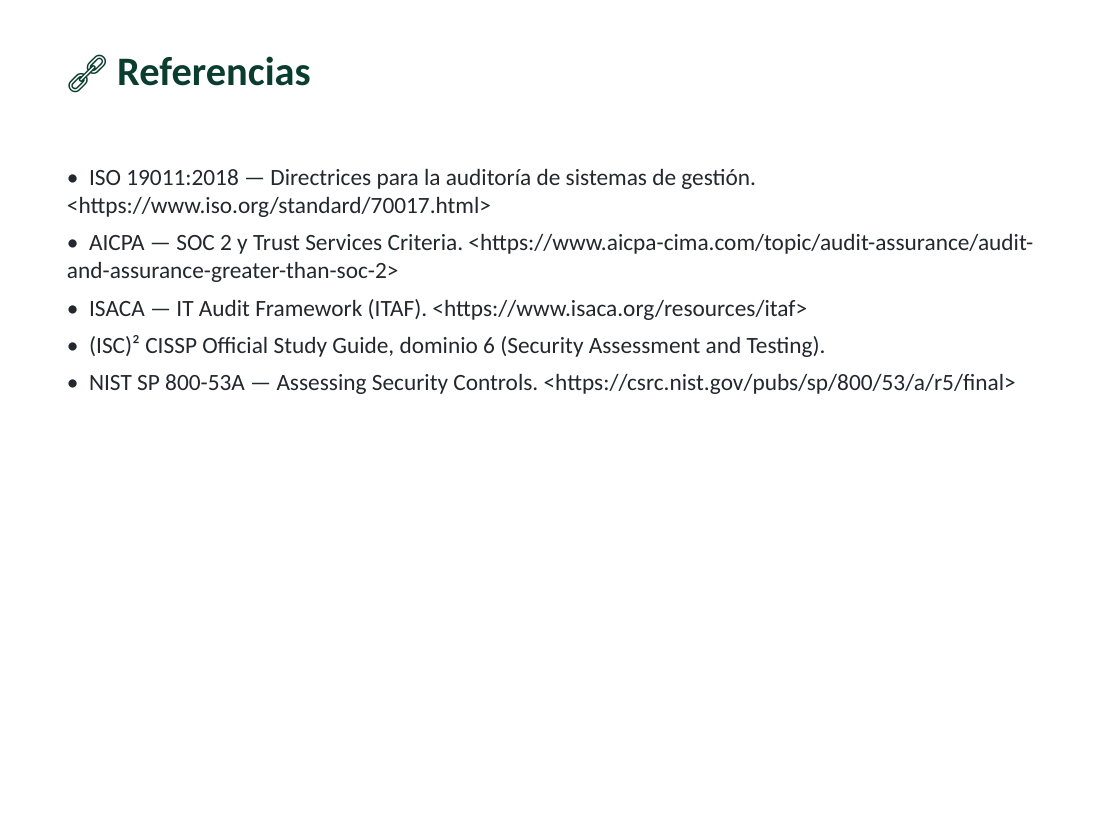
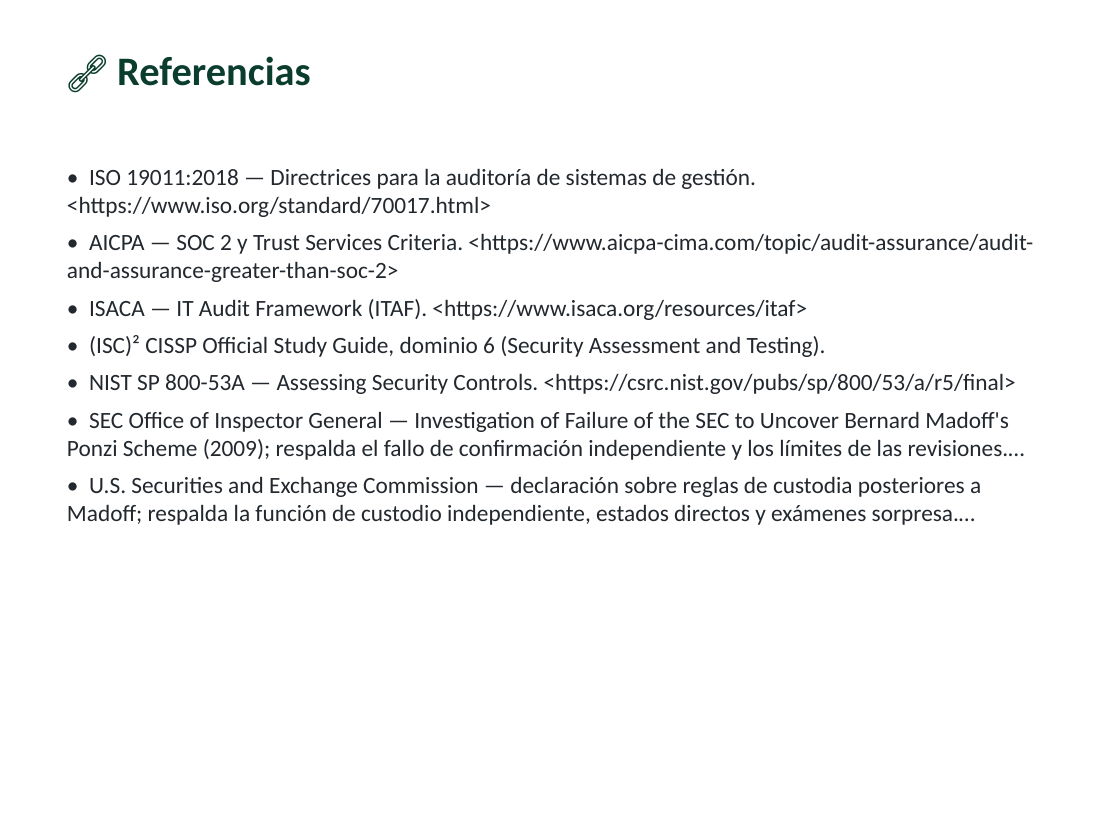
Before and after one commit to vladimiracunadev-create/modern-cybersecurity-program, a slide deck: slide 15 of classes/parte-14-grc-riesgo-y-cumplimiento/285-auditoria-de-seguridad/clase-285-presentacion.pptx. Drawn at 1120x840 pixels with LibreOffice and Linux fonts; fonts in the diff are those of the drawing. Boxes give left, top, right and bottom in pixels: in the first picture for what was removed or moved away, otherwise in the second. Text is boxed around its words. In the diff, an @@ line names an element or a change of style, - is before the commit and + after.

```diff
--- a/classes/parte-14-grc-riesgo-y-cumplimiento/285-auditoria-de-seguridad/clase-285-presentacion.pptx
+++ b/classes/parte-14-grc-riesgo-y-cumplimiento/285-auditoria-de-seguridad/clase-285-presentacion.pptx
@@ text at (x1=67, y1=411, x2=1025, y2=525): paragraphs added @@
+• SEC Office of Inspector General — Investigation of Failure of the SEC to Uncover Bernard Madoff's Ponzi Scheme (2009); respalda el fallo de confirmación independiente y los límites de las revisiones.…
+• U.S. Securities and Exchange Commission — declaración sobre reglas de custodia posteriores a Madoff; respalda la función de custodio independiente, estados directos y exámenes sorpresa.…
```
Also in this commit, not shown: 7 other slides changed, 1 slide added, 36 other files.
